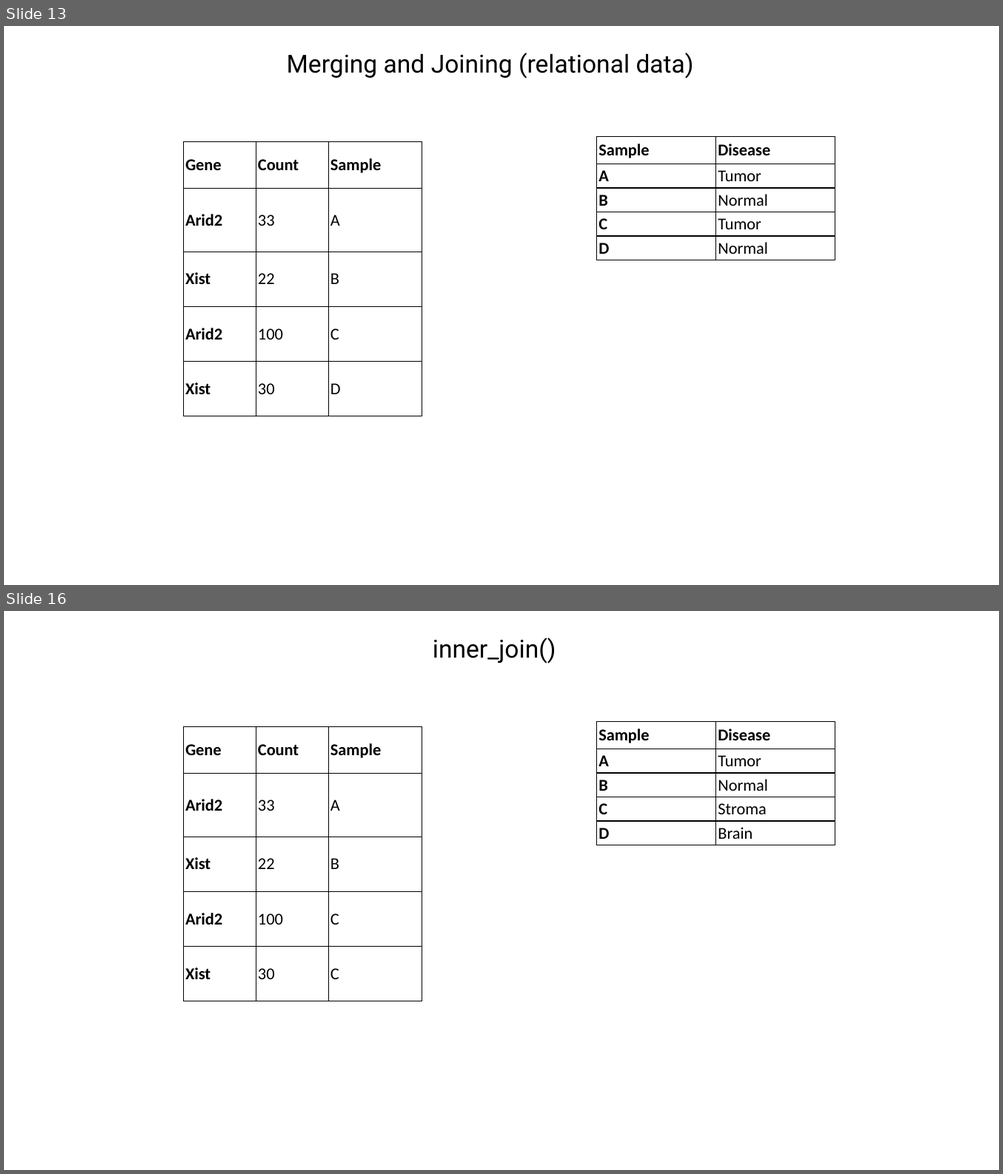
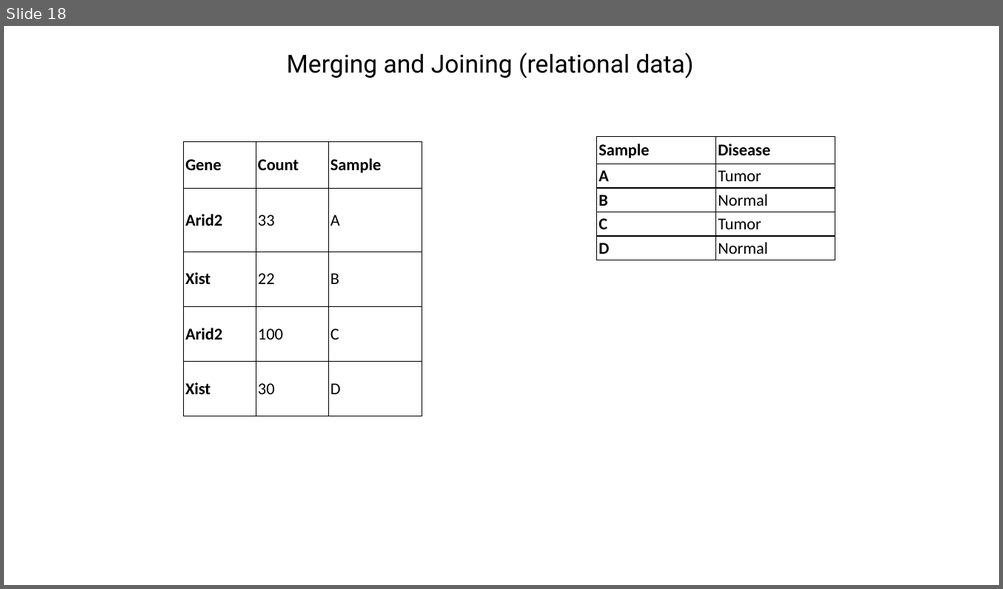
Before and after one commit to jraab/GNET749_RNAseq, a slide deck: lectures/2023_RNAseq_Class2.pptx. Shown one above the other, each under a label of ours: slides 13 and 16 before the commit, slide 18 after it; the slides between them are not shown. The pictures are 1003x1174 and 1003x589 pixels, drawn with LibreOffice and Linux fonts; fonts in the diff are those of the drawing. Boxes give left, top, right and bottom in pixels: in the first picture for what was removed or moved away, otherwise in the second. Text is boxed around its words. In the diff, an @@ line names an element or a change of style, - is before the commit and + after.

```diff
--- a/lectures/2023_RNAseq_Class2.pptx
+++ b/lectures/2023_RNAseq_Class2.pptx
@@ slide 16 removed at <box>4,611,999,1170</box>, background #FFFFFF @@
@@ text removed at <box>432,638,556,664</box> @@
-inner_join()
@@ table removed at <box>597,721,835,997</box>, 5 rows, 2 columns @@
-Sample | Disease
-A | Tumor
-B | Normal
-C | Stroma
-D | Brain
@@ table removed at <box>183,726,421,1002</box>, 5 rows, 3 columns @@
-Gene | Count | Sample
-Arid2 | 33 | A
-Xist | 22 | B
-Arid2 | 100 | C
-Xist | 30 | C
@@ what was slide 13 is now slide 18 @@
```
Also in this commit, not shown: 6 slides changed, 11 slides added, 2 other slides removed, 2 other files.
